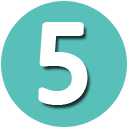
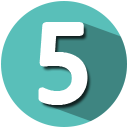
The second w=128, h=128 image is a revision of the first. Changes to its layers:
added layer "矩形 2" (30%) above "椭圆 1" over (43, 22, 127, 121)
